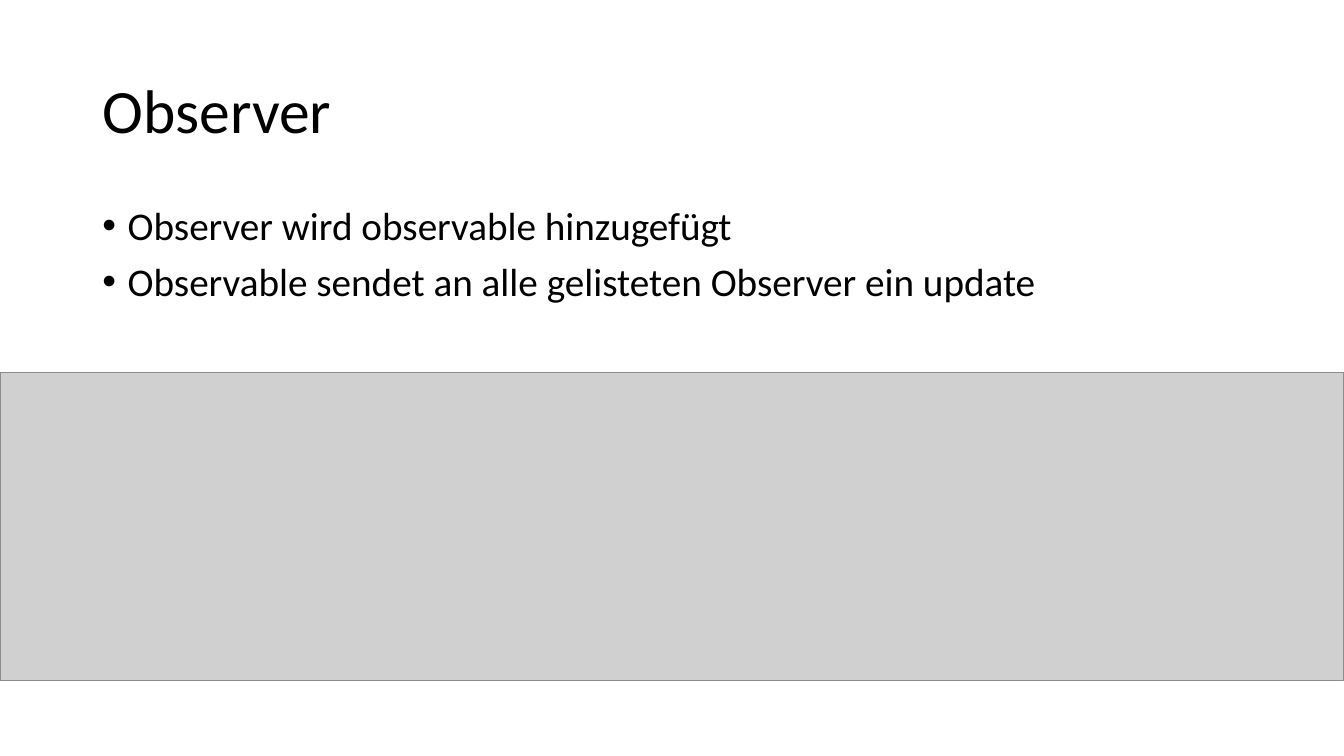
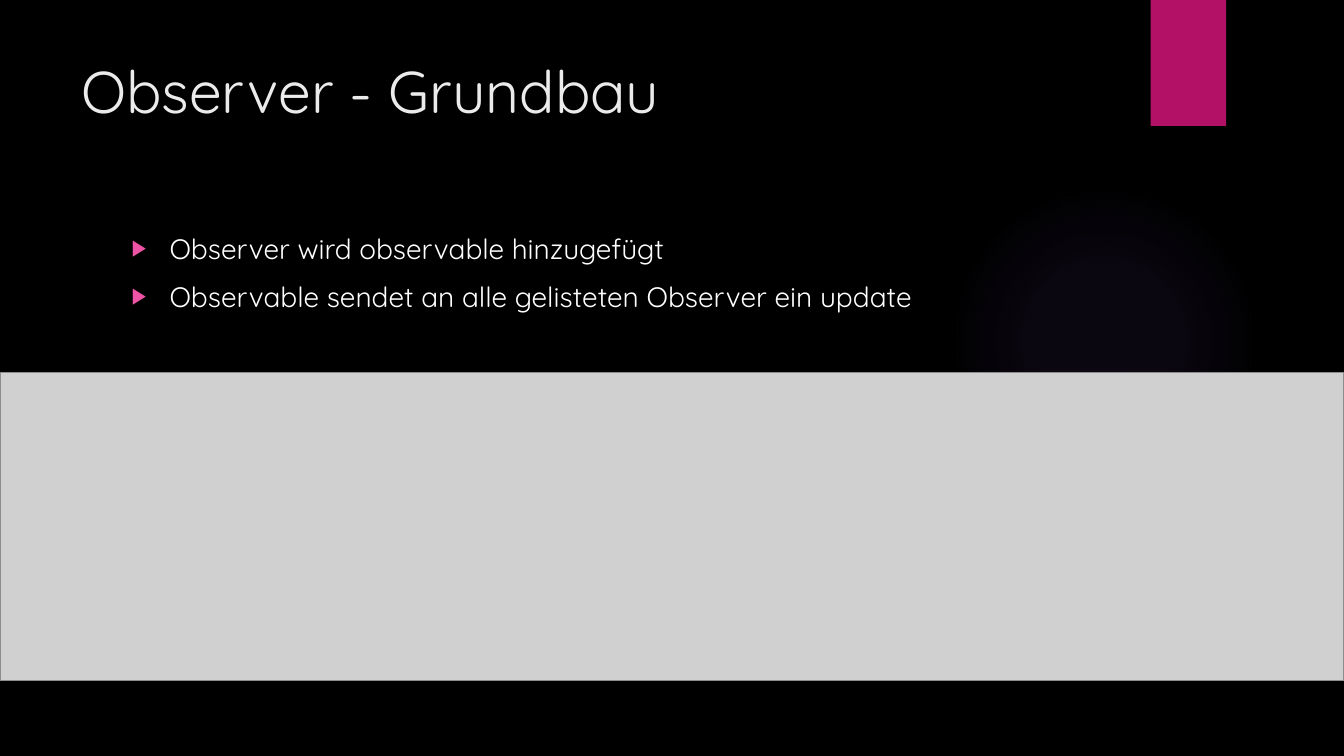
Before and after one commit to Kuraikari/M326, a slide deck: slide 10 of m326.pptx (slide 5 before the commit). Drawn at 1344x756 pixels with LibreOffice and Linux fonts; fonts in the diff are those of the drawing; grey boxes stand for pictures; background and template pictures are left out. Boxes give left, top, right and bottom in pixels: in the first picture for what was removed or moved away, otherwise in the second. Text is boxed around its words. In the diff, an @@ line names an element or a change of style, - is before the commit and + after.

```diff
--- a/m326.pptx
+++ b/m326.pptx
@@ background #FFFFFF to picture (left out) @@
@@ rectangle added at (1150,0,1226,126), fill #B31166 @@
@@ title "Observer - Grundbau" at (81,69,659,114): vertical alignment middle to top @@
@@ title at (81,69,659,114): text changed; size 44 to 42 pt; font Calibri to Quicksand; text colour #000000 to #EBEBEB @@
-Observer
+Observer - Grundbau
@@ ellipse added at (949,185,1259,495), fill gradient #9B6BF2 @@
@@ text "Observer wird observable hinzugefügt": place and size @@
-text "Observer wird observable hinzugefügt" at (128,212,1035,303)
+text "Observer wird observable hinzugefügt" at (170,238,912,313)
@@ text "Observer wird observable hinzugefügt" at (170,238,912,313): size 28 to 20 pt, font Calibri to Quicksand, text colour #000000 to #FFFFFF; bullet • to ▶; line spacing 0.9 to 1 @@
```
Also in this commit, not shown: 4 other slides changed, 10 slides added, 1 slide removed.
